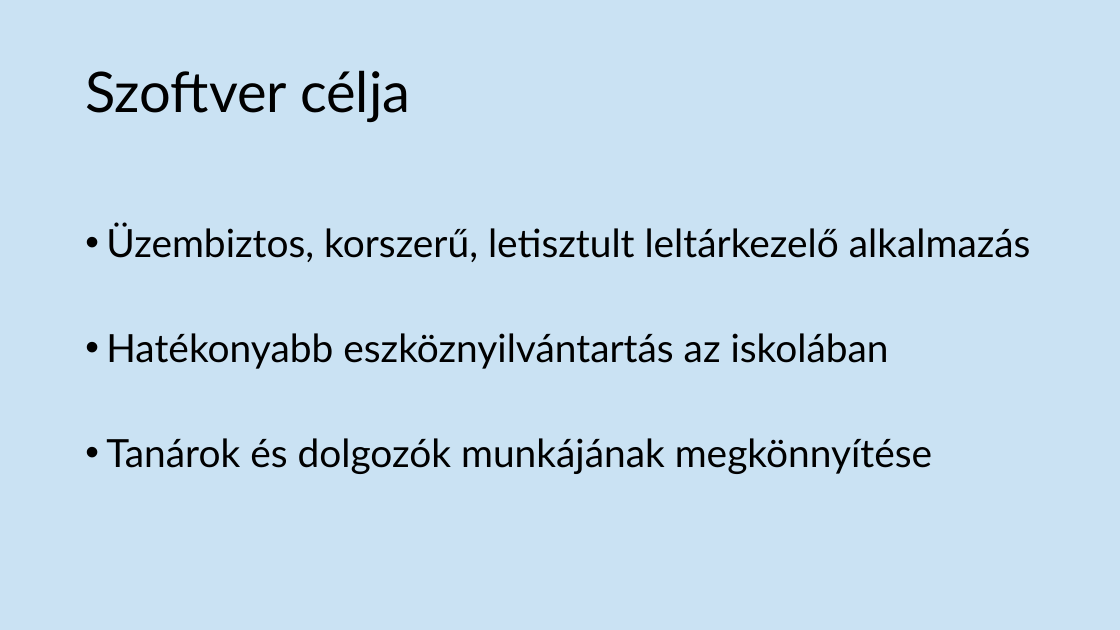
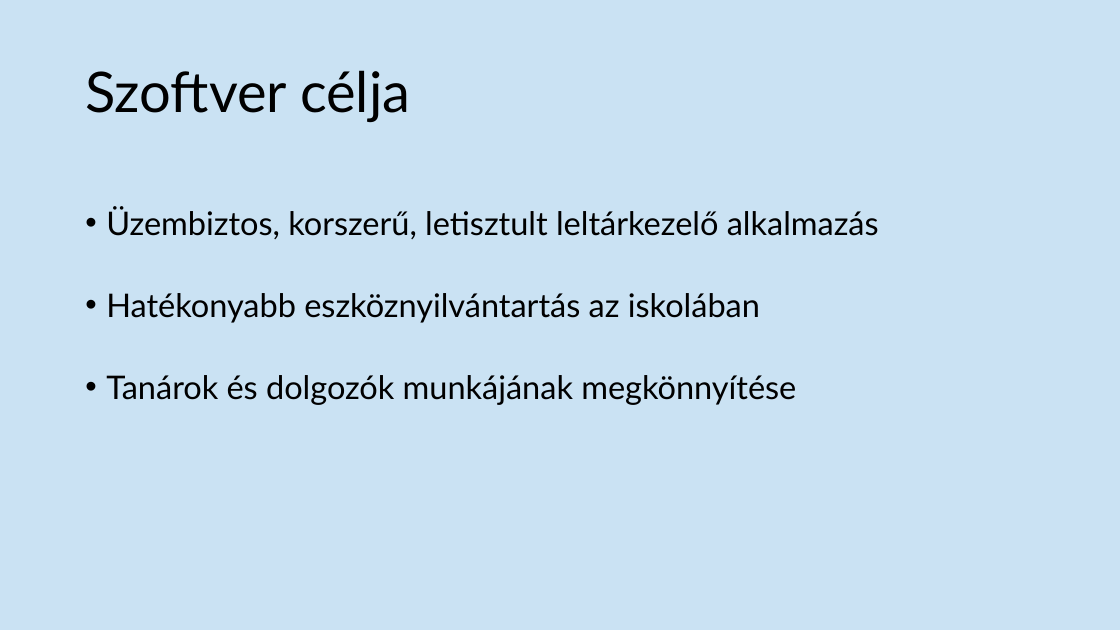
Before and after one commit to notdefinitelynot/bzsh_vizsga_ppt, a slide deck: slide 3 of BZSH Külker Leltár.pptx. Drawn at 1120x630 pixels with LibreOffice and Linux fonts; fonts in the diff are those of the drawing. Boxes give left, top, right and bottom in pixels: in the first picture for what was removed or moved away, otherwise in the second. Text is boxed around its words. In the diff, an @@ line names an element or a change of style, - is before the commit and + after.

```diff
--- a/BZSH Külker Leltár.pptx
+++ b/BZSH Külker Leltár.pptx
@@ text "Üzembiztos, korszerű, letisztult leltárkezelő alkalmazás" at bbox=[106, 207, 879, 405]: size 33.3 to 27.9 pt; line spacing 2 to 1.8 @@
```
Also in this commit, not shown: 1 other slide changed, 1 slide added, 1 slide removed.
